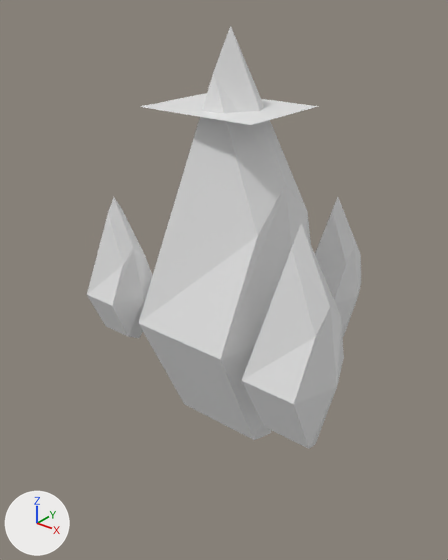
The Blender file Assets/Objects/Characters/Earth Mage/earth_mage_autoattack_3.blend as it was, and as the next commit left it.
One viewpoint serves both versions: a camera (50 mm lens) standing at (5.53, -6.93, 1.7) and looking at (-0.18, 0.2, -2.73). The lights are fixed; the arrows at lower left show +X, +Y and +Z. Both versions are drawn at frame 72 of the action 'CracksAction.001'; the numbers are the values there.

The older version as bpy lines, for what is in view:
```python
me_cube_021 = bpy.data.meshes.new('Cube.021')
me_cube_021.from_pydata(...)  # 90 vertices, 80 faces; spans x -3.94..5.36, y -7.99..5.35, z -3.1..5.28
me_cube_021.materials.append(None)
me_plane_002 = bpy.data.meshes.new('Plane.002')
me_plane_002.from_pydata([(-0.94, -1.0, 0.0), (1.06, -1.0, 0.0), (-0.94, 1.0, 0.0), (1.06, 1.0, 0.0)], [], [(0, 1, 3, 2)])
me_plane_002.materials.append(None)
ob_auto_attacks_cracks = bpy.data.objects.new('auto attacks cracks', me_plane_002)
ob_auto_attacks_cracks.location = (0.01, 0.01, 0.1)
ob_auto_attacks_cracks.scale = (0.966, 0.79, 0.79)
ob_auto_attacks_projectile_3 = bpy.data.objects.new('auto attacks projectile 3', me_cube_021)
ob_auto_attacks_projectile_3.location = (0.0, -0.01, -2.73)
ob_auto_attacks_projectile_3.rotation_euler = (-1.571, 0.0, 0.0)  # degrees (-90, 0, 0)
ob_auto_attacks_projectile_3.scale = (0.473, 0.486, 0.486)
```
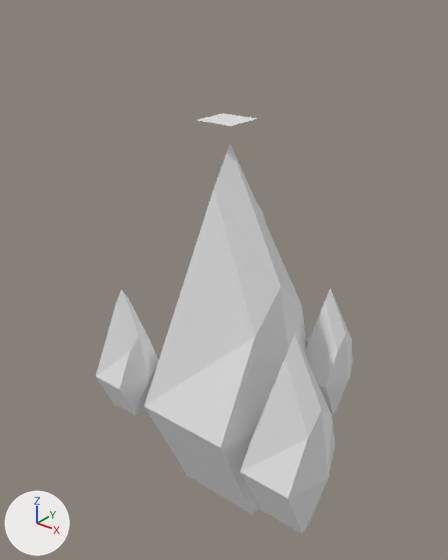
What differs and where, as boxes [x1, y1, x2, y2] in the pictures (448 x 560 px):
'auto attacks projectile 3', moved
    before: [87, 26, 361, 449]
    after: [96, 144, 353, 534]
'auto attacks cracks', moved, rescaled
    before: [140, 93, 318, 125]
    after: [198, 113, 257, 126]

The change, as a diff of the scene's bpy script:
```diff
--- a/Assets/Objects/Characters/Earth Mage/earth_mage_autoattack_3.blend.py
+++ b/Assets/Objects/Characters/Earth Mage/earth_mage_autoattack_3.blend.py
@@ ob_auto_attacks_cracks @@
 ob_auto_attacks_cracks = bpy.data.objects.new('auto attacks cracks', me_plane_002)
-ob_auto_attacks_cracks.location = (0.01, 0.01, 0.1)
-ob_auto_attacks_cracks.scale = (0.966, 0.79, 0.79)
+ob_auto_attacks_cracks.location = (0.01, 0.01, -0.08)
+ob_auto_attacks_cracks.scale = (0.313, 0.313, 0.313)
@@ ob_auto_attacks_projectile_3 @@
 ob_auto_attacks_projectile_3 = bpy.data.objects.new('auto attacks projectile 3', me_cube_021)
-ob_auto_attacks_projectile_3.location = (0.0, -0.01, -2.73)
+ob_auto_attacks_projectile_3.location = (0.0, -0.01, -4.3)
 ob_auto_attacks_projectile_3.rotation_euler = (-1.571, 0.0, 0.0)  # degrees (-90, 0, 0)
```
